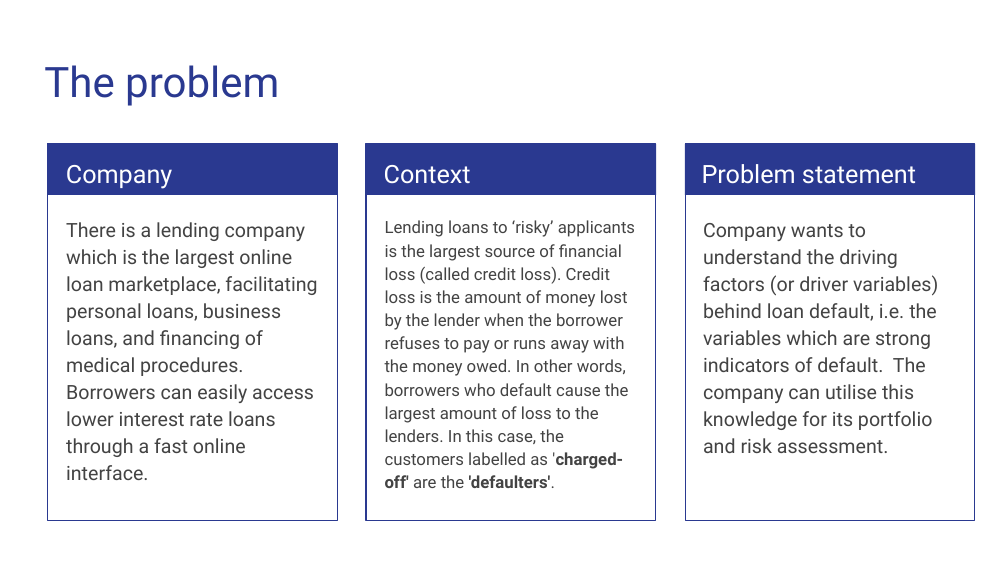
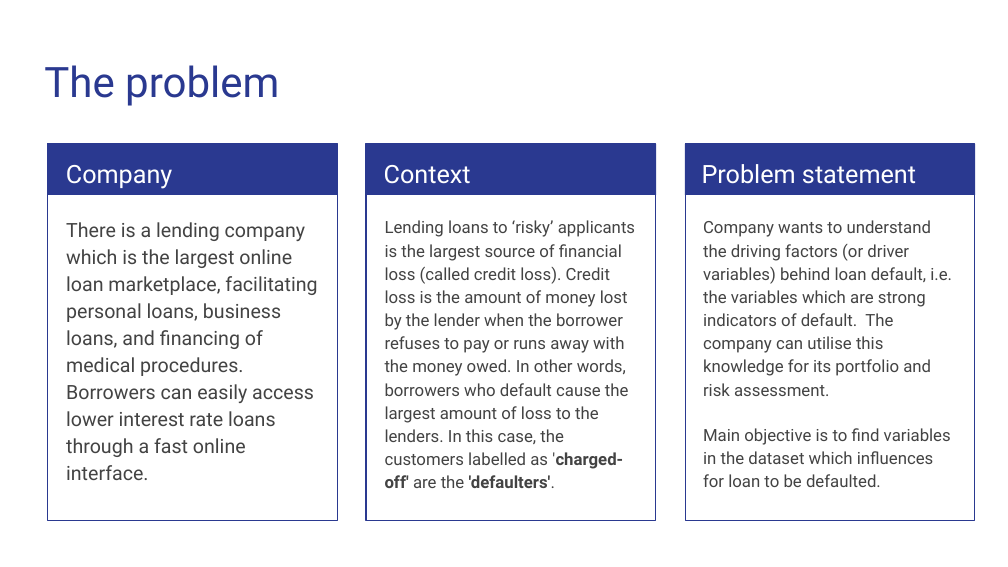
Before and after one commit to rajeevin/LendingClubCaseStudy, a slide deck: slide 3 of Lending Club Case study.pptx. Drawn at 1008x567 pixels with LibreOffice and Linux fonts; fonts in the diff are those of the drawing. Boxes give left, top, right and bottom in pixels: in the first picture for what was removed or moved away, otherwise in the second. Text is boxed around its words. In the diff, an @@ line names an element or a change of style, - is before the commit and + after.

```diff
--- a/Lending Club Case study.pptx
+++ b/Lending Club Case study.pptx
@@ text at (703, 220, 952, 396): size 14 to 12 pt in "Company wants to understand the driving factors ..."; less space between paragraphs @@
@@ text at (703, 428, 951, 487): paragraph added @@
+Main objective is to find variables in the dataset which influences for loan to be defaulted.
```
Also in this commit, not shown: 7 other slides changed, 2 slides added, 1 slide removed, 1 other file.
